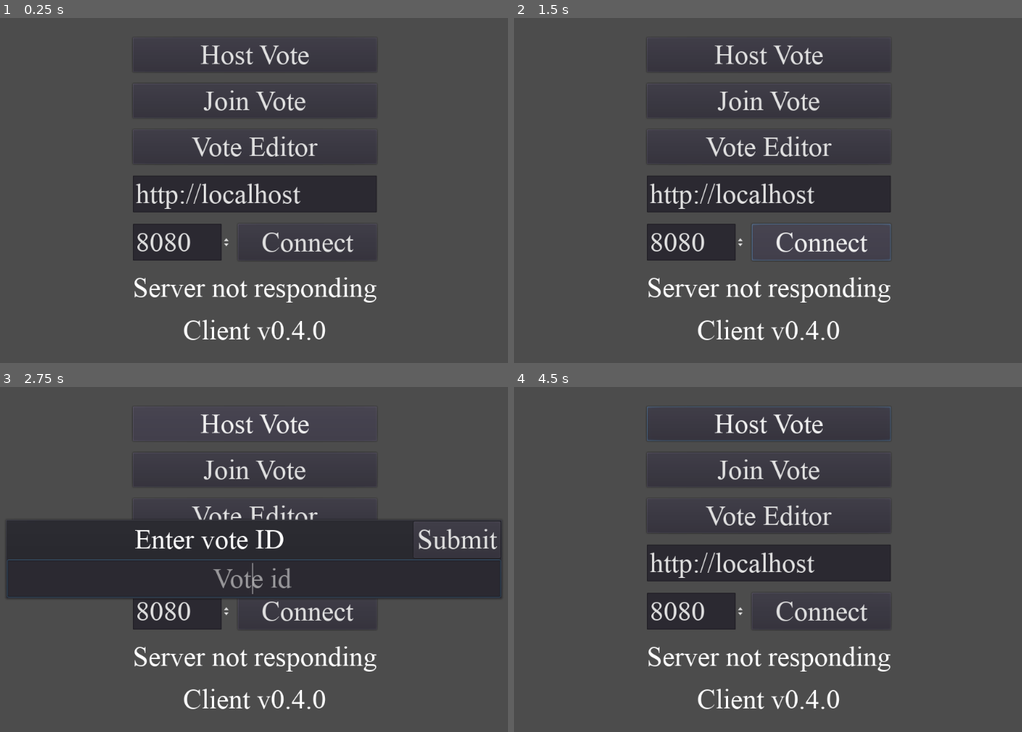
Above: before the commit, frames 1-4 (two rows, left to right).
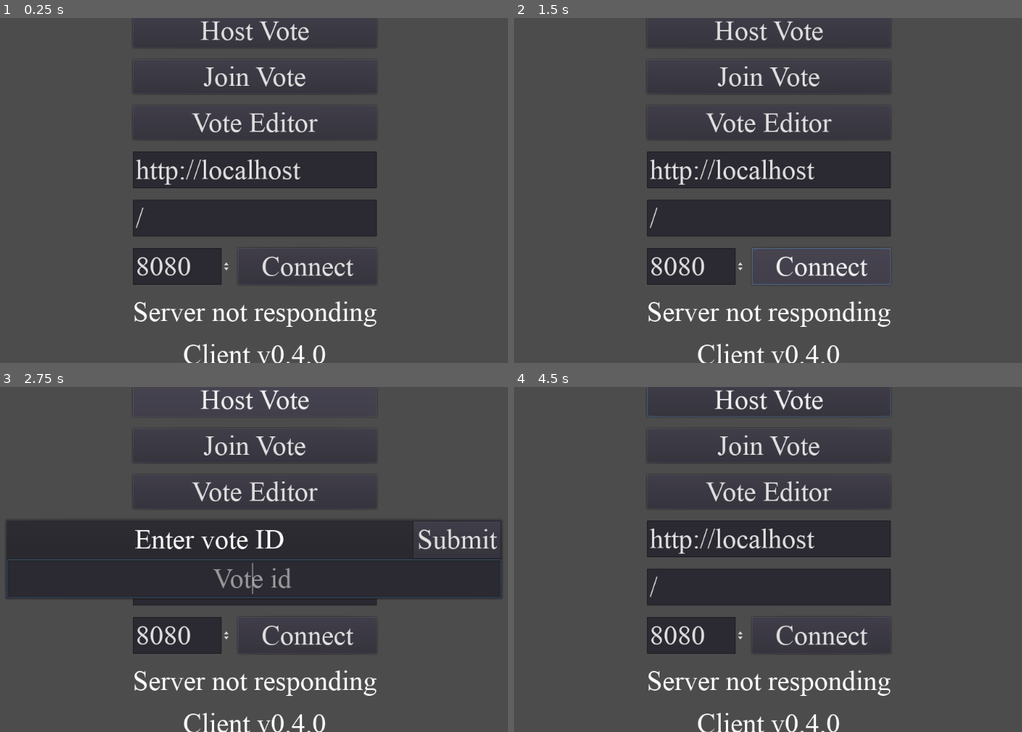
Above: after the commit, the same moments.

Repository: muckas/live-voter-client
Game: Godot game, scene res://scenes/Menu.tscn
The game is run twice, just before and just after one commit, with the same random seed, the same clock (stepped at 60 frames per second) and the same inputs.
Inputs (mouse positions are in pixels of both pictures, inside the frame that each line leads up to):
- Up to frame 1 (0.25 s): no input
- Up to frame 2 (1.5 s): click "Vote Editor" at 0.5 s; click "Connect" at 1.25 s
- Up to frame 3 (2.75 s): click "Host Vote" at 2 s
- Up to frame 4 (4.5 s): click (768, 580) at 2.77 s; type "12" at 2.85 s; click "Submit" at 3.5 s; click "OK" at 4.25 s

The runs differ from the first frame. In frame 1, 13% of the frame differs, in the area x 26-75%, y 0-100%; in frame 2, 14%; in frame 3, 7.6%; in frame 4, 13%.

Commit message:
Server url_path

Diff:
--- a/global/autoload/Global.gd
+++ b/global/autoload/Global.gd
@@ -4,8 +4,10 @@
 
 const uuid_util = preload("res://global/uuid_util.gd")
 
+var first_run = true
 var client_id:String = uuid_util.v4()
 var server_url:String = "http://localhost"
+var api_path:String = "/"
 var server_port:int = 8080
 var server_ok:bool = false
 var file_dialog_path:String
--- a/objects/VoteItem.gd
+++ b/objects/VoteItem.gd
@@ -22,7 +22,7 @@
 	return texture_rect.texture
 
 func set_item_image(page_index:int, item_index:int) -> void:
-	var endpoint:String = "/image/" + Global.active_vote_id + "/" + String(page_index) + "_" + String(item_index)
+	var endpoint:String = Global.api_path + "image/" + Global.active_vote_id + "/" + String(page_index) + "_" + String(item_index)
 	var http:HTTPRequest = HTTPRequest.new()
 	self.add_child(http)
 	http.connect("request_completed", self, "_on_image_request_completed")
--- a/objects/VoteItemEdit.gd
+++ b/objects/VoteItemEdit.gd
@@ -26,7 +26,7 @@
 	_on_NameEdit_text_entered(name)
 
 func set_item_image(page_index:int, item_index:int) -> void:
-	var endpoint:String = "/image/" + Global.active_vote_id + "/" + String(page_index) + "_" + String(item_index)
+	var endpoint:String = Global.api_path + "image/" + Global.active_vote_id + "/" + String(page_index) + "_" + String(item_index)
 	var http:HTTPRequest = HTTPRequest.new()
 	self.add_child(http)
 	http.connect("request_completed", self, "_on_image_request_completed")
@@ -34,7 +34,7 @@
 
 func upload_image(vote_id:String, page_index:int, item_index:int) -> bool:
 	var img:Image = texture_rect.texture.get_data()
-	var endpoint:String = "/upload-image/" + vote_id + "/" + String(page_index) + "_" + String(item_index)
+	var endpoint:String = Global.api_path + "upload-image/" + vote_id + "/" + String(page_index) + "_" + String(item_index)
 	return Global.upload_image(img, endpoint)
 
 
--- a/scenes/Menu.gd
+++ b/scenes/Menu.gd
@@ -1,6 +1,7 @@
 extends Control
 
 export(String) var _server_url = "http://localhost"
+export(String) var _api_path = "/"
 export(int) var _server_port = 8080
 
 onready var error_popup:Popup = $PopupError
@@ -8,6 +9,7 @@
 onready var version_label:Label = $HFlowContainer/VersionLabel
 onready var server_label:Label = $HFlowContainer/ServerLabel
 onready var server_addres_edit:LineEdit = $HFlowContainer/ServerAddress
+onready var api_path_edit:LineEdit = $HFlowContainer/ApiPath
 onready var server_port_edit:SpinBox = $HFlowContainer/PortContainer/ServerPort
 onready var host_vote_popup:Popup = $PopupHostVote
 onready var host_vote_edit:LineEdit = $PopupHostVote/VBoxContainer/HostVoteEdit
@@ -17,17 +19,25 @@
 func _ready() -> void:
 	get_tree().root.connect("size_changed", self, "_on_viewport_size_changed")
 	version_label.text = "Client v" + Global.VERSION
-	server_addres_edit.text = _server_url
-	server_port_edit.value = _server_port
+	if Global.first_run:
+		server_addres_edit.text = _server_url
+		api_path_edit.text = _api_path
+		server_port_edit.value = _server_port
+		Global.first_run = false
+	else:
+		server_addres_edit.text = Global.server_url
+		api_path_edit.text = Global.api_path
+		server_port_edit.value = Global.server_port
 	_on_server_connect()
 
 func _on_viewport_size_changed() -> void:
 	hflow.rect_position = (get_viewport_rect().size / 2) - (hflow.rect_size / 2)
 
 func _on_server_connect() -> void:
-	var endpoint:String = "/check"
 	Global.server_url = server_addres_edit.text
+	Global.api_path = api_path_edit.text
 	Global.server_port = server_port_edit.value
+	var endpoint:String = Global.api_path + "check"
 	server_label.text = "Connecting..."
 	var request_url = Global.server_url + ":" + String(Global.server_port) + endpoint
 	var http:HTTPRequest = HTTPRequest.new()
@@ -62,7 +72,7 @@
 	host_vote_popup.visible = false
 	var vote_id:String = host_vote_edit.text
 	Global.active_vote_id = vote_id
-	var endpoint:String = "/vote-data/" + vote_id
+	var endpoint:String = Global.api_path + "vote-data/" + vote_id
 	var request_url:String = Global.server_url + ":" + String(Global.server_port) + endpoint
 	var http:HTTPRequest = HTTPRequest.new()
 	self.add_child(http)
@@ -101,7 +111,7 @@
 		"id": Global.client_id,
 		})
 	var headers:PoolStringArray = ["Content-Type: application/json"]
-	var endpoint:String = "/join-vote/" + vote_code
+	var endpoint:String = Global.api_path + "join-vote/" + vote_code
 	var request_url:String = Global.server_url + ":" + String(Global.server_port) + endpoint
 	var http:HTTPRequest = HTTPRequest.new()
 	self.add_child(http)
@@ -111,13 +121,17 @@
 func _on_join_vote_request_completed(result:int, _response_code:int, _headers:PoolStringArray, body:PoolByteArray) -> void:
 	var json:JSONParseResult = JSON.parse(body.get_string_from_utf8())
 	if result == HTTPRequest.RESULT_SUCCESS:
-		var response:Dictionary = json.result
-		if response["error"] == "OK":
-			var vote_data:Dictionary = response["data"]
-			Global.active_vote_data = vote_data
-			get_tree().change_scene("res://scenes/VoteJoiner.tscn")
+		if json.result:
+			var response:Dictionary = json.result
+			if response["error"] == "OK":
+				var vote_data:Dictionary = response["data"]
+				Global.active_vote_data = vote_data
+				get_tree().change_scene("res://scenes/VoteJoiner.tscn")
+			else:
+				error_popup.dialog_text = response["message"]
+				error_popup.popup_centered()
 		else:
-			error_popup.dialog_text = response["message"]
+			error_popup.dialog_text = "Server not responding"
 			error_popup.popup_centered()
 	else:
 		error_popup.dialog_text = "Server not responding"
--- a/scenes/Menu.tscn
+++ b/scenes/Menu.tscn
@@ -58,10 +58,17 @@
 size_flags_horizontal = 3
 text = "server_url"
 
+[node name="ApiPath" type="LineEdit" parent="HFlowContainer"]
+margin_top = 324.0
+margin_right = 353.0
+margin_bottom = 388.0
+size_flags_horizontal = 3
+text = "server_url"
+
 [node name="PortContainer" type="HSplitContainer" parent="HFlowContainer"]
-margin_top = 324.0
-margin_right = 353.0
-margin_bottom = 388.0
+margin_top = 408.0
+margin_right = 353.0
+margin_bottom = 472.0
 size_flags_horizontal = 3
 size_flags_vertical = 3
 
@@ -80,17 +87,17 @@
 text = "Connect"
 
 [node name="ServerLabel" type="Label" parent="HFlowContainer"]
-margin_top = 408.0
-margin_right = 353.0
-margin_bottom = 462.0
+margin_top = 492.0
+margin_right = 353.0
+margin_bottom = 546.0
 size_flags_horizontal = 3
 text = "Connecting..."
 align = 1
 
 [node name="VersionLabel" type="Label" parent="HFlowContainer"]
-margin_top = 482.0
-margin_right = 353.0
-margin_bottom = 536.0
+margin_top = 566.0
+margin_right = 353.0
+margin_bottom = 620.0
 size_flags_horizontal = 3
 text = "Client Version"
 align = 1
--- a/scenes/VoteEditor.gd
+++ b/scenes/VoteEditor.gd
@@ -51,7 +51,6 @@
 		var vote_page_instance:VotePageEdit = vote_page_scene.instance()
 		tab_container.add_child(vote_page_instance)
 		vote_page_instance.set_page_name(vote_page["page_name"])
-		vote_page_instance.set_page_columns(vote_page["page_columns"])
 		for item_index in range(len(vote_page["page_items"])):
 			vote_page_instance.add_vote_item(
 				vote_page["page_items"][String(item_index)]["item_name"],
@@ -106,7 +105,7 @@
 	info_popup.popup_centered()
 	var query:String = JSON.print(_return_vote_data())
 	var headers:PoolStringArray = ["Content-Type: application/json"]
-	var endpoint:String = "/new-vote"
+	var endpoint:String = Global.api_path + "new-vote"
 	var request_url:String = Global.server_url + ":" + String(Global.server_port) + endpoint
 	var http:HTTPRequest = HTTPRequest.new()
 	self.add_child(http)
@@ -146,7 +145,7 @@
 	load_vote_popup.visible = false
 	var vote_id:String = load_vote_id_edit.text
 	Global.active_vote_id = vote_id
-	var endpoint:String = "/vote-data/" + vote_id
+	var endpoint:String = Global.api_path + "vote-data/" + vote_id
 	var request_url:String = Global.server_url + ":" + String(Global.server_port) + endpoint
 	var http:HTTPRequest = HTTPRequest.new()
 	self.add_child(http)
--- a/scenes/VoteHoster.gd
+++ b/scenes/VoteHoster.gd
@@ -74,7 +74,7 @@
 		"vote_name": Global.active_vote_data["vote_name"]
 		})
 	var headers:PoolStringArray = ["Content-Type: application/json"]
-	var endpoint:String = "/host-vote"
+	var endpoint:String = Global.api_path + "host-vote"
 	var request_url:String = Global.server_url + ":" + String(Global.server_port) + endpoint
 	var http:HTTPRequest = HTTPRequest.new()
 	self.add_child(http)
@@ -98,7 +98,7 @@
 
 
 func _on_KeepAliveTimer_timeout() -> void:
-	var endpoint:String = "/keep-active-vote/" + Global.active_vote_code
+	var endpoint:String = Global.api_path + "keep-active-vote/" + Global.active_vote_code
 	var request_url:String = Global.server_url + ":" + String(Global.server_port) + endpoint
 	var http:HTTPRequest = HTTPRequest.new()
 	self.add_child(http)
@@ -145,7 +145,7 @@
 			}
 		)
 	var headers:PoolStringArray = ["Content-Type: application/json"]
-	var endpoint:String = "/update-active-vote/" + Global.active_vote_code
+	var endpoint:String = Global.api_path + "update-active-vote/" + Global.active_vote_code
 	var request_url:String = Global.server_url + ":" + String(Global.server_port) + endpoint
 	var http:HTTPRequest = HTTPRequest.new()
 	self.add_child(http)
@@ -164,7 +164,7 @@
 			}
 		)
 	var headers:PoolStringArray = ["Content-Type: application/json"]
-	var endpoint:String = "/update-active-vote/" + Global.active_vote_code
+	var endpoint:String = Global.api_path + "update-active-vote/" + Global.active_vote_code
 	var request_url:String = Global.server_url + ":" + String(Global.server_port) + endpoint
 	var http:HTTPRequest = HTTPRequest.new()
 	self.add_child(http)
@@ -203,7 +203,7 @@
 			}
 		)
 	var headers:PoolStringArray = ["Content-Type: application/json"]
-	var endpoint:String = "/update-active-vote/" + Global.active_vote_code
+	var endpoint:String = Global.api_path + "update-active-vote/" + Global.active_vote_code
 	var request_url:String = Global.server_url + ":" + String(Global.server_port) + endpoint
 	var http:HTTPRequest = HTTPRequest.new()
 	self.add_child(http)
@@ -243,7 +243,7 @@
 			}
 		)
 	var headers:PoolStringArray = ["Content-Type: application/json"]
-	var endpoint:String = "/get-active-vote/" + Global.active_vote_code
+	var endpoint:String = Global.api_path + "get-active-vote/" + Global.active_vote_code
 	var request_url:String = Global.server_url + ":" + String(Global.server_port) + endpoint
 	var http:HTTPRequest = HTTPRequest.new()
 	self.add_child(http)
@@ -324,7 +324,7 @@
 			}
 		)
 	var headers:PoolStringArray = ["Content-Type: application/json"]
-	var endpoint:String = "/get-active-vote/" + Global.active_vote_code
+	var endpoint:String = Global.api_path + "get-active-vote/" + Global.active_vote_code
 	var request_url:String = Global.server_url + ":" + String(Global.server_port) + endpoint
 	var http:HTTPRequest = HTTPRequest.new()
 	self.add_child(http)
--- a/scenes/VoteJoiner.gd
+++ b/scenes/VoteJoiner.gd
@@ -58,7 +58,7 @@
 			}
 		)
 	var headers:PoolStringArray = ["Content-Type: application/json"]
-	var endpoint:String = "/get-active-vote/" + Global.active_vote_code
+	var endpoint:String = Global.api_path + "get-active-vote/" + Global.active_vote_code
 	var request_url:String = Global.server_url + ":" + String(Global.server_port) + endpoint
 	var http:HTTPRequest = HTTPRequest.new()
 	self.add_child(http)
@@ -107,7 +107,7 @@
 			}
 		)
 	var headers:PoolStringArray = ["Content-Type: application/json"]
-	var endpoint:String = "/send-vote/" + Global.active_vote_code
+	var endpoint:String = Global.api_path + "send-vote/" + Global.active_vote_code
 	var request_url:String = Global.server_url + ":" + String(Global.server_port) + endpoint
 	var http:HTTPRequest = HTTPRequest.new()
 	self.add_child(http)
